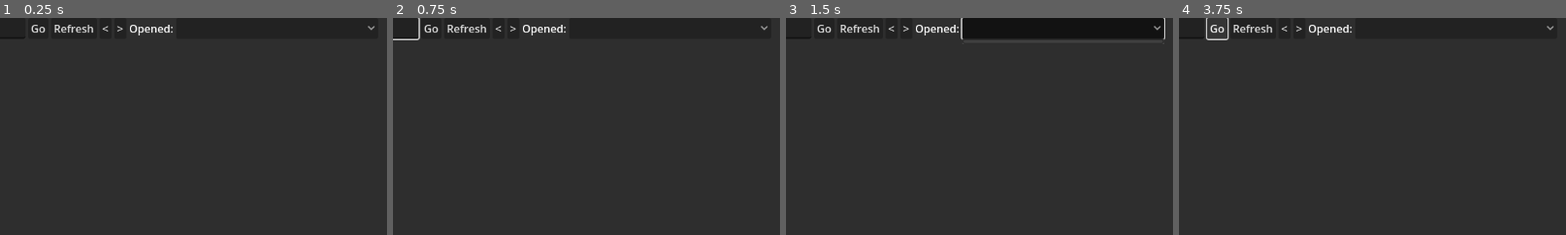
Above: before the commit, frames 1-4 (left to right).
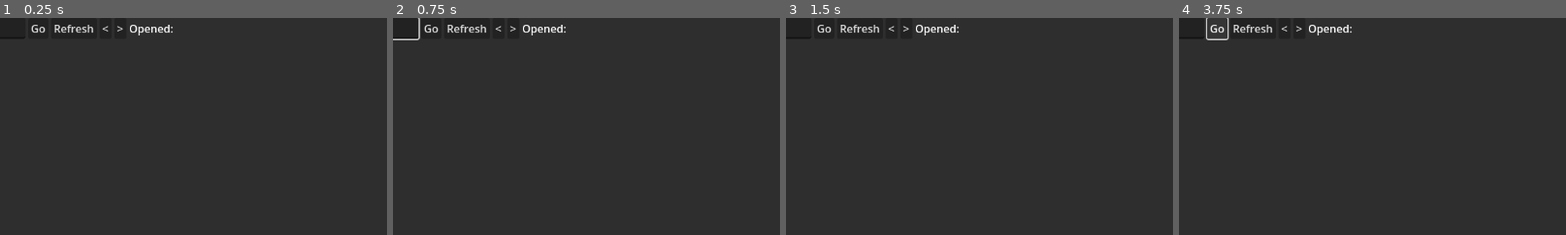
Above: after the commit, the same moments.

Repository: face-hh/wattesigma
Game: Godot game, scene res://Scenes/CEF.tscn
Two runs of this game, one before a commit and one after it. Both use one fixed random seed, a clock stepped at 60 frames per second and the inputs below.
Inputs (mouse positions are % of the whole screen's width and height, from its top left):
- Up to frame 1 (0.25 s): no input
- Up to frame 2 (0.75 s): click (26, 2) at 0.52 s; type "Alex" at 0.6 s
- Up to frame 3 (1.5 s): click (71, 2) at 1.27 s
- Up to frame 4 (3.75 s): click "New" at 2 s; click "New" at 2.75 s; click "Go" at 3.5 s
The pictures show only the part of the screen within x 35-85%, y 0-50%; the shares and areas given below are measured in that part.

The runs differ from the first frame. In frame 1, less than 0.1% of the frame differs, in the area x 94-97%, y 3-6%; in frame 2, less than 0.1%; in frame 3, 4.9%, in the area x 45-98%, y 0-13%; in frame 4, less than 0.1%.
Error before the commit: Invalid call. Nonexistent function 'initialize' in base 'Node'. (res://Scripts/CEF.gd:328)
Error after the commit: Invalid call. Nonexistent function 'initialize' in base 'Node'. (res://Scripts/CEF.gd:324)

Commit message:
remove browser when closing tab

Diff:
--- a/Scenes/CEF.tscn
+++ b/Scenes/CEF.tscn
@@ -94,12 +94,6 @@
 text = "Opened:"
 script = ExtResource("2_xatmj")
 
-[node name="BrowserList" type="OptionButton" parent="Panel/VBox/HBox"]
-custom_minimum_size = Vector2(300, 0)
-layout_mode = 2
-tooltip_text = "Select opened pages"
-script = ExtResource("2_xatmj")
-
 [node name="TextureRect" type="TextureRect" parent="Panel/VBox"]
 layout_mode = 2
 size_flags_vertical = 3
@@ -161,7 +155,6 @@
 [connection signal="pressed" from="Panel/VBox/HBox/Prev" to="." method="_on_Prev_pressed"]
 [connection signal="pressed" from="Panel/VBox/HBox/Next" to="." method="_on_Prev_pressed"]
 [connection signal="pressed" from="Panel/VBox/HBox/Next" to="." method="_on_Next_pressed"]
-[connection signal="item_selected" from="Panel/VBox/HBox/BrowserList" to="." method="_on_BrowserList_item_selected"]
 [connection signal="gui_input" from="Panel/VBox/TextureRect" to="." method="_on_TextureRect_gui_input"]
 [connection signal="resized" from="Panel/VBox/TextureRect" to="." method="_on_texture_rect_resized"]
 [connection signal="pressed" from="Panel/VBox/HBox2/RoutingAudio" to="." method="_on_routing_audio_pressed"]
--- a/Scenes/TabsOverlay.tscn
+++ b/Scenes/TabsOverlay.tscn
@@ -21,7 +21,7 @@
 [node name="TextureRect" type="TextureRect" parent="."]
 clip_children = 1
 layout_mode = 0
-offset_right = 721.0
+offset_right = 1153.0
 offset_bottom = 305.0
 texture = SubResource("GradientTexture2D_ddqdy")
 
--- a/Scenes/TabsOverlayEntry.tscn
+++ b/Scenes/TabsOverlayEntry.tscn
@@ -12,8 +12,8 @@
 script = ExtResource("1_f6u72")
 
 [node name="Background" type="Sprite2D" parent="."]
-position = Vector2(158, 27)
-scale = Vector2(0.484568, 0.308642)
+position = Vector2(384, 27)
+scale = Vector2(1.1821, 0.308642)
 texture = ExtResource("1_b5re5")
 
 [node name="Icon" type="Sprite2D" parent="."]
@@ -22,10 +22,11 @@
 
 [node name="Label" type="Label" parent="."]
 layout_mode = 0
-offset_left = 58.88
+offset_left = 59.0
 offset_top = 7.0
-offset_right = 1207.88
+offset_right = 3287.0
 offset_bottom = 179.0
 scale = Vector2(0.215, 0.215)
 theme_override_font_sizes/font_size = 126
-text = "https://google.com"
+text = "https://google.com — școală"
+text_overrun_behavior = 3
--- a/Scripts/CEF.gd
+++ b/Scripts/CEF.gd
@@ -12,6 +12,7 @@
 var current_browser = null
 # Counter for generating unique browser IDs
 var browser_id_counter = 0
+var ignore_new_urls = false;
 
 # Memorize if the mouse was pressed
 @onready var mouse_pressed : bool = false
@@ -48,11 +49,16 @@
 # Callback when a page has ended to load with success (200): we print a message
 # ==============================================================================
 func _on_page_loaded(browser):
-	var L = $Panel/VBox/HBox/BrowserList
+	#var L = $Panel/VBox/HBox/BrowserList
 	var url = browser.get_url()
-	L.set_item_text(L.get_selected_id(), url)
+# TODO
+#	L.set_item_text(L.get_selected_id(), url)
 	$Panel/VBox/HBox2/Info.set_text(url + " loaded as ID " + browser.name)
-	print("Browser named '" + browser.name + "' inserted on list at index " + str(L.get_selected_id()) + ": " + url)
+	if !ignore_new_urls:
+		tabs_overlay.update_tab(url)
+	else:
+		ignore_new_urls = false
+	#print("Browser named '" + browser.name + "' inserted on list at index " + str(L.get_selected_id()) + ": " + url)
 
 # ==============================================================================
 # Callback when a page has ended to load with failure.
@@ -77,6 +83,7 @@
 # Create a new browser and return it or return null if failed.
 # ==============================================================================
 func create_browser(url):
+	ignore_new_urls = true
 	# Wait one frame for the texture rect to get its size
 	await get_tree().process_frame
 
@@ -96,14 +103,9 @@
 	browser.connect("on_page_loaded", _on_page_loaded)
 	browser.connect("on_page_failed_loading", _on_page_failed_loading)
 
-	# Add the URL to the list
-	var index = $Panel/VBox/HBox/BrowserList.get_item_count()
-	$Panel/VBox/HBox/BrowserList.add_item(url)
-	$Panel/VBox/HBox/BrowserList.set_item_metadata(index, browser_id)
-	$Panel/VBox/HBox/BrowserList.select(index)
-
 	print("Browser with ID '" + browser_id + "' created with URL " + url)
 	tabs_overlay.add_tab(url)
+
 	return browser
 
 # ==============================================================================
@@ -125,21 +127,18 @@
 # ==============================================================================
 # Remove a browser from the list and close it
 # ==============================================================================
-func remove_browser(browser_id):
+func remove_browser(browser_id: String):
+	print(browser_id, browsers)
 	if browsers.has(browser_id):
 		var browser = browsers[browser_id]
 		browser.close()
 		browsers.erase(browser_id)
 
-		# Remove from the BrowserList
-		for i in range($Panel/VBox/HBox/BrowserList.get_item_count()):
-			if $Panel/VBox/HBox/BrowserList.get_item_metadata(i) == browser_id:
-				$Panel/VBox/HBox/BrowserList.remove_item(i)
-				break
-
-		# If we removed the current browser, set it to null
 		if current_browser == browser:
 			current_browser = null
+
+		if browsers.size() == 0:
+			get_tree().quit()
 
 ####
 #### Top menu
@@ -208,18 +207,15 @@
 # ==============================================================================
 # Select the new desired browser from the list of tabs.
 # ==============================================================================
-func _on_BrowserList_item_selected(index):
-	var browser_id = $Panel/VBox/HBox/BrowserList.get_item_metadata(index)
-	if browser_id != null:
-		current_browser = get_browser(browser_id)
-		if current_browser != null:
-			$Panel/VBox/TextureRect.texture = current_browser.get_texture()
-			current_browser.resize($Panel/VBox/TextureRect.get_size())
-		else:
-			$Panel/VBox/HBox2/Info.set_text("Failed to get browser with ID '" + str(browser_id) + "'")
-	else:
-		$Panel/VBox/HBox2/Info.set_text("No browser ID associated with this item")
-	pass
+func switch_tab(index: int):
+	var new_browser = get_browser(str(index + 1))
+
+	if current_browser == new_browser: return
+
+	current_browser = new_browser
+
+	$Panel/VBox/TextureRect.texture = current_browser.get_texture()
+	current_browser.resize($Panel/VBox/TextureRect.get_size())
 
 ####
 #### Bottom menu
--- a/Scripts/TabOverlayEntry.gd
+++ b/Scripts/TabOverlayEntry.gd
@@ -3,6 +3,9 @@
 @onready var icon: Sprite2D = $Icon
 @onready var label: Label = $Label
 
-func change_to(texture, new_label: String):
+var url
+
+func change_to(texture: Variant, new_label: String, new_url: String):
 	icon.texture = texture
 	label.text = new_label
+	url = new_url
--- a/Scripts/TabsOverlayController.gd
+++ b/Scripts/TabsOverlayController.gd
@@ -39,6 +39,7 @@
 	# # ==== SHORTCUTS ====
 	if Input.is_action_just_pressed("tab_close"):
 		close_tab()
+		$/root/GUI.remove_browser(str(current_index + 1))
 
 func scroll_elements(direction):
 	var previous_index = current_index
@@ -73,6 +74,8 @@
 	tween.parallel().tween_property($TextureRect/VBoxContainer, "position:y", -scroll_target, tween_duration).set_trans(Tween.TRANS_CUBIC).set_ease(Tween.EASE_OUT)
 	tween.parallel().tween_method(func(val): gradient.set_offset(1, val), gradient.get_offset(1), fade_focus, tween_duration).set_trans(Tween.TRANS_CUBIC).set_ease(Tween.EASE_OUT)
 
+	$/root/GUI.switch_tab(current_index)
+
 func add_tab(url):
 	var node = TABS_OVERLAY_ENTRY.instantiate()
 	var favicon = await Utils.fetch_favicon(url)
@@ -80,14 +83,28 @@
 	container.add_child(node)
 
 	var title = await $/root/GUI.current_browser.get_title()
-	node.change_to(favicon if favicon else DEFAULT_TEXTURES, title if favicon else "New Tab")
+	node.change_to(favicon if favicon else DEFAULT_TEXTURES, title if title else "New Tab", url)
+
+func update_tab(url):
+	var node = container.get_child(current_index)
+	if !node:
+		return
+	if node.url == url:
+		return
+
+	var favicon = await Utils.fetch_favicon(url)
+
+	var title = await $/root/GUI.current_browser.get_title()
+	print(title)
+	node.change_to(favicon if favicon else DEFAULT_TEXTURES, title if title else "New Tab", url)
 
 func close_tab():
 	var child_count = container.get_child_count()
 
-	if child_count == 0: return
+	if child_count == 0:
+		return
 
-	var tab = container.get_child(current_index);
+	var tab = container.get_child(current_index)
 
 	tab.queue_free()
 	await tab.tree_exited
--- a/Scripts/Utils.gd
+++ b/Scripts/Utils.gd
@@ -1,7 +1,6 @@
 extends Node
 
 var google_url = "https://s2.googleusercontent.com/s2/favicons?domain_url={{DOMAIN}}"
-
 
 func fetch_favicon(domain: String) -> ImageTexture:
 	var http_request = HTTPRequest.new()
@@ -20,7 +19,7 @@
 	var body = result[3]
 
 	if response_code != 200:
-		push_error("Failed to fetch favicon. HTTP response code: " + str(response_code))
+		push_warning("Failed to fetch favicon. Attempted fetch at: "+ url + "HTTP response code: " + str(response_code))
 		return null
 
 	var image = Image.new()
